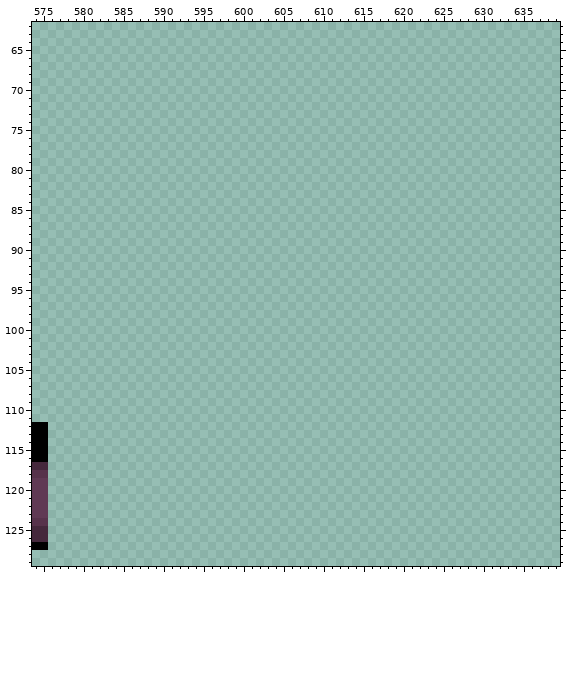
Edited in one commit: pixel-art file (Aseprite/tiles.aseprite). That is the earlier state.
640x640 pixels, 1 frame. Colours within 5 levels of each other are drawn and written as one. Shown: x 574..639, y 62..129. The commit also changed other parts of the picture, which this record leaves out.
The same view after the edit:
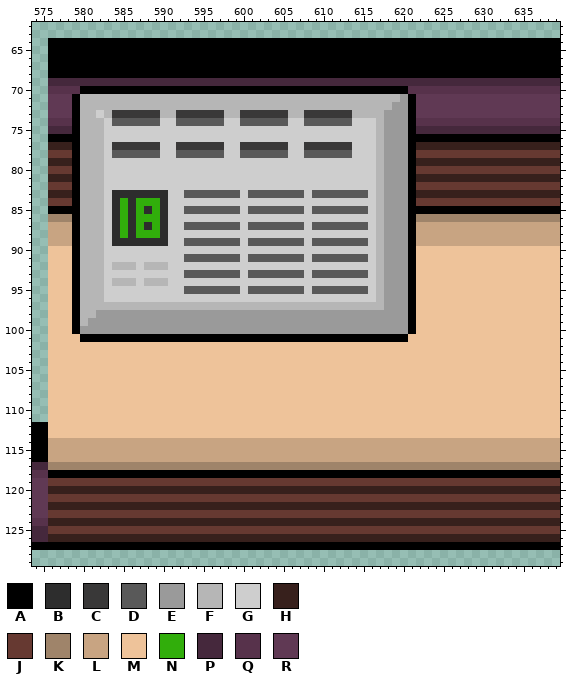
Palette (. is transparent): A #000000  B #2d2d2d  C #393838  D #595959  E #9a9a9a  F #b6b6b6  G #cecece  H #37201c  J #663931  K #9f846a  L #c8a482  M #eec39a  N #31ae0b  P #45283c  Q #57324b  R #603954
Change:
Changed rows in their new state; - is an unchanged pixel.
Layer "tiles":
first column x 576:
 64 AAAAAAAAAAAAAAAAAAAAAAAAAAAAAAAAAAAAAAAAAAAAAAAAAAAAAAAAAAAAAAAA
 65 AAAAAAAAAAAAAAAAAAAAAAAAAAAAAAAAAAAAAAAAAAAAAAAAAAAAAAAAAAAAAAAA
 66 AAAAAAAAAAAAAAAAAAAAAAAAAAAAAAAAAAAAAAAAAAAAAAAAAAAAAAAAAAAAAAAA
 67 AAAAAAAAAAAAAAAAAAAAAAAAAAAAAAAAAAAAAAAAAAAAAAAAAAAAAAAAAAAAAAAA
 68 AAAAAAAAAAAAAAAAAAAAAAAAAAAAAAAAAAAAAAAAAAAAAAAAAAAAAAAAAAAAAAAA
 69 PPPPPPPPPPPPPPPPPPPPPPPPPPPPPPPPPPPPPPPPPPPPPPPPPPPPPPPPPPPPPPPP
 70 QQQQAAAAAAAAAAAAAAAAAAAAAAAAAAAAAAAAAAAAAAAAAQQQQQQQQQQQQQQQQQQQ
 71 RRRAFFFFFFFFFFFFFFFFFFFFFFFFFFFFFFFFFFFFFFFFEARRRRRRRRRRRRRRRRRR
 72 RRRAFFFFFFFFFFFFFFFFFFFFFFFFFFFFFFFFFFFFFFFEEARRRRRRRRRRRRRRRRRR
 73 RRRAFFGFCCCCCCFFCCCCCCFFCCCCCCFFCCCCCCFFFFEEEARRRRRRRRRRRRRRRRRR
 74 QQQAFFFGDDDDDDGGDDDDDDGGDDDDDDGGDDDDDDGGGFEEEAQQQQQQQQQQQQQQQQQQ
 75 PPPAFFFGGGGGGGGGGGGGGGGGGGGGGGGGGGGGGGGGGFEEEAPPPPPPPPPPPPPPPPPP
 76 AAAAFFFGGGGGGGGGGGGGGGGGGGGGGGGGGGGGGGGGGFEEEAAAAAAAAAAAAAAAAAAA
 77 HHHAFFFGCCCCCCGGCCCCCCGGCCCCCCGGCCCCCCGGGFEEEAHHHHHHHHHHHHHHHHHH
 78 JJJAFFFGDDDDDDGGDDDDDDGGDDDDDDGGDDDDDDGGGFEEEAJJJJJJJJJJJJJJJJJJ
 79 HHHAFFFGGGGGGGGGGGGGGGGGGGGGGGGGGGGGGGGGGFEEEAHHHHHHHHHHHHHHHHHH
 80 JJJAFFFGGGGGGGGGGGGGGGGGGGGGGGGGGGGGGGGGGFEEEAJJJJJJJJJJJJJJJJJJ
 81 HHHAFFFGGGGGGGGGGGGGGGGGGGGGGGGGGGGGGGGGGFEEEAHHHHHHHHHHHHHHHHHH
 82 JJJAFFFGGGGGGGGGGGGGGGGGGGGGGGGGGGGGGGGGGFEEEAJJJJJJJJJJJJJJJJJJ
 83 HHHAFFFGBBBBBBBGGDDDDDDDGDDDDDDDGDDDDDDDGFEEEAHHHHHHHHHHHHHHHHHH
 84 JJJAFFFGBNBNNNBGGGGGGGGGGGGGGGGGGGGGGGGGGFEEEAJJJJJJJJJJJJJJJJJJ
 85 AAAAFFFGBNBNBNBGGDDDDDDDGDDDDDDDGDDDDDDDGFEEEAAAAAAAAAAAAAAAAAAA
 86 KKKAFFFGBNBNNNBGGGGGGGGGGGGGGGGGGGGGGGGGGFEEEAKKKKKKKKKKKKKKKKKK
 87 LLLAFFFGBNBNBNBGGDDDDDDDGDDDDDDDGDDDDDDDGFEEEALLLLLLLLLLLLLLLLLL
 88 LLLAFFFGBNBNNNBGGGGGGGGGGGGGGGGGGGGGGGGGGFEEEALLLLLLLLLLLLLLLLLL
 89 LLLAFFFGBBBBBBBGGDDDDDDDGDDDDDDDGDDDDDDDGFEEEALLLLLLLLLLLLLLLLLL
 90 MMMAFFFGGGGGGGGGGGGGGGGGGGGGGGGGGGGGGGGGGFEEEAMMMMMMMMMMMMMMMMMM
 91 MMMAFFFGGGGGGGGGGDDDDDDDGDDDDDDDGDDDDDDDGFEEEAMMMMMMMMMMMMMMMMMM
 92 MMMAFFFGFFFGFFFGGGGGGGGGGGGGGGGGGGGGGGGGGFEEEAMMMMMMMMMMMMMMMMMM
 93 MMMAFFFGGGGGGGGGGDDDDDDDGDDDDDDDGDDDDDDDGFEEEAMMMMMMMMMMMMMMMMMM
 94 MMMAFFFGFFFGFFFGGGGGGGGGGGGGGGGGGGGGGGGGGFEEEAMMMMMMMMMMMMMMMMMM
 95 MMMAFFFGGGGGGGGGGDDDDDDDGDDDDDDDGDDDDDDDGFEEEAMMMMMMMMMMMMMMMMMM
 96 MMMAFFFGGGGGGGGGGGGGGGGGGGGGGGGGGGGGGGGGGFEEEAMMMMMMMMMMMMMMMMMM
 97 MMMAFFFFFFFFFFFFFFFFFFFFFFFFFFFFFFFFFFFFFFEEEAMMMMMMMMMMMMMMMMMM
 98 MMMAFFEEEEEEEEEEEEEEEEEEEEEEEEEEEEEEEEEEEEEEEAMMMMMMMMMMMMMMMMMM
 99 MMMAFEEEEEEEEEEEEEEEEEEEEEEEEEEEEEEEEEEEEEEEEAMMMMMMMMMMMMMMMMMM
100 MMMAEEEEEEEEEEEEEEEEEEEEEEEEEEEEEEEEEEEEEEEEEAMMMMMMMMMMMMMMMMMM
101 MMMMAAAAAAAAAAAAAAAAAAAAAAAAAAAAAAAAAAAAAAAAAMMMMMMMMMMMMMMMMMMM
102 MMMMMMMMMMMMMMMMMMMMMMMMMMMMMMMMMMMMMMMMMMMMMMMMMMMMMMMMMMMMMMMM
103 MMMMMMMMMMMMMMMMMMMMMMMMMMMMMMMMMMMMMMMMMMMMMMMMMMMMMMMMMMMMMMMM
104 MMMMMMMMMMMMMMMMMMMMMMMMMMMMMMMMMMMMMMMMMMMMMMMMMMMMMMMMMMMMMMMM
105 MMMMMMMMMMMMMMMMMMMMMMMMMMMMMMMMMMMMMMMMMMMMMMMMMMMMMMMMMMMMMMMM
106 MMMMMMMMMMMMMMMMMMMMMMMMMMMMMMMMMMMMMMMMMMMMMMMMMMMMMMMMMMMMMMMM
107 MMMMMMMMMMMMMMMMMMMMMMMMMMMMMMMMMMMMMMMMMMMMMMMMMMMMMMMMMMMMMMMM
108 MMMMMMMMMMMMMMMMMMMMMMMMMMMMMMMMMMMMMMMMMMMMMMMMMMMMMMMMMMMMMMMM
109 MMMMMMMMMMMMMMMMMMMMMMMMMMMMMMMMMMMMMMMMMMMMMMMMMMMMMMMMMMMMMMMM
110 MMMMMMMMMMMMMMMMMMMMMMMMMMMMMMMMMMMMMMMMMMMMMMMMMMMMMMMMMMMMMMMM
111 MMMMMMMMMMMMMMMMMMMMMMMMMMMMMMMMMMMMMMMMMMMMMMMMMMMMMMMMMMMMMMMM
112 MMMMMMMMMMMMMMMMMMMMMMMMMMMMMMMMMMMMMMMMMMMMMMMMMMMMMMMMMMMMMMMM
113 MMMMMMMMMMMMMMMMMMMMMMMMMMMMMMMMMMMMMMMMMMMMMMMMMMMMMMMMMMMMMMMM
114 LLLLLLLLLLLLLLLLLLLLLLLLLLLLLLLLLLLLLLLLLLLLLLLLLLLLLLLLLLLLLLLL
115 LLLLLLLLLLLLLLLLLLLLLLLLLLLLLLLLLLLLLLLLLLLLLLLLLLLLLLLLLLLLLLLL
116 LLLLLLLLLLLLLLLLLLLLLLLLLLLLLLLLLLLLLLLLLLLLLLLLLLLLLLLLLLLLLLLL
117 KKKKKKKKKKKKKKKKKKKKKKKKKKKKKKKKKKKKKKKKKKKKKKKKKKKKKKKKKKKKKKKK
118 AAAAAAAAAAAAAAAAAAAAAAAAAAAAAAAAAAAAAAAAAAAAAAAAAAAAAAAAAAAAAAAA
119 JJJJJJJJJJJJJJJJJJJJJJJJJJJJJJJJJJJJJJJJJJJJJJJJJJJJJJJJJJJJJJJJ
120 HHHHHHHHHHHHHHHHHHHHHHHHHHHHHHHHHHHHHHHHHHHHHHHHHHHHHHHHHHHHHHHH
121 JJJJJJJJJJJJJJJJJJJJJJJJJJJJJJJJJJJJJJJJJJJJJJJJJJJJJJJJJJJJJJJJ
122 HHHHHHHHHHHHHHHHHHHHHHHHHHHHHHHHHHHHHHHHHHHHHHHHHHHHHHHHHHHHHHHH
123 JJJJJJJJJJJJJJJJJJJJJJJJJJJJJJJJJJJJJJJJJJJJJJJJJJJJJJJJJJJJJJJJ
124 HHHHHHHHHHHHHHHHHHHHHHHHHHHHHHHHHHHHHHHHHHHHHHHHHHHHHHHHHHHHHHHH
125 JJJJJJJJJJJJJJJJJJJJJJJJJJJJJJJJJJJJJJJJJJJJJJJJJJJJJJJJJJJJJJJJ
126 HHHHHHHHHHHHHHHHHHHHHHHHHHHHHHHHHHHHHHHHHHHHHHHHHHHHHHHHHHHHHHHH
127 AAAAAAAAAAAAAAAAAAAAAAAAAAAAAAAAAAAAAAAAAAAAAAAAAAAAAAAAAAAAAAAA
Changed places in both pictures, as pixel boxes (x1, y1, x2, y2):
added: (48, 38, 560, 550)
